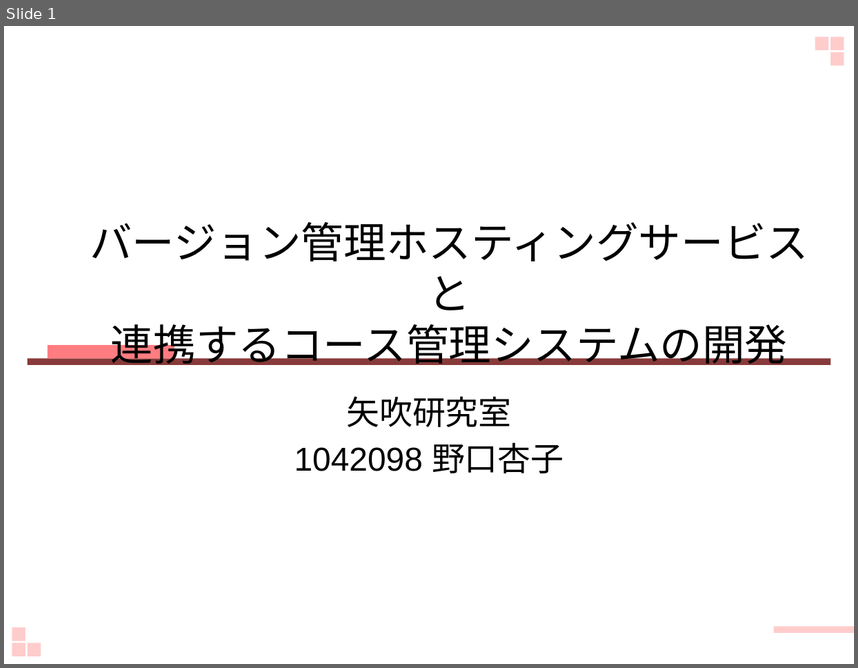
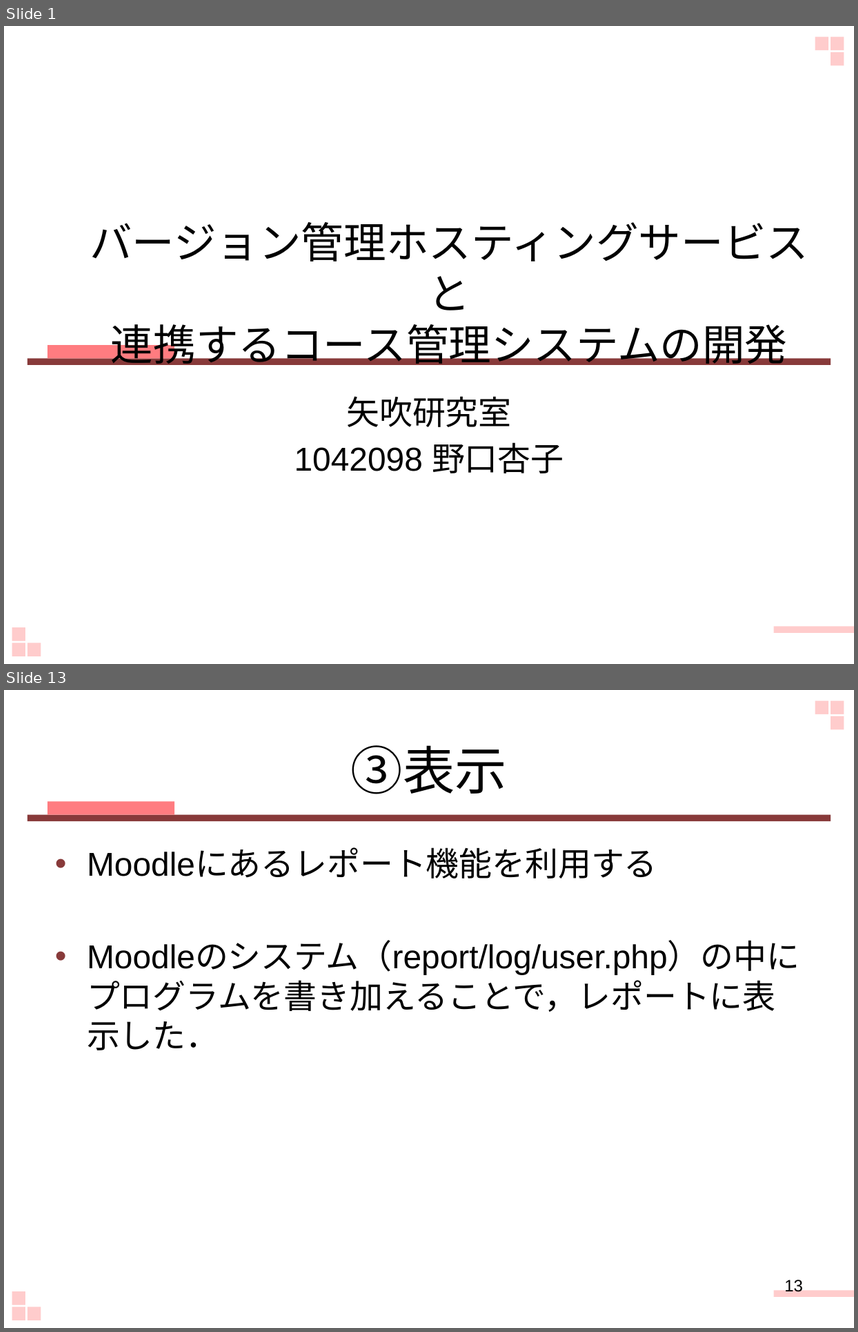
Before and after one commit to keimatsui/kadai, a slide deck: 卒業論文/2012/野口杏子/最終発表.pptx. Shown one above the other, each under a label of ours: slide 1 before the commit, slides 1 and 13 after it; the slides between them are not shown. The pictures are 858x668 and 858x1332 pixels, drawn with LibreOffice and Linux fonts; fonts in the diff are those of the drawing. Boxes give left, top, right and bottom in pixels: in the first picture for what was removed or moved away, otherwise in the second. Text is boxed around its words. In the diff, an @@ line names an element or a change of style, - is before the commit and + after.

```diff
--- a/卒業論文/2012/野口杏子/最終発表.pptx
+++ b/卒業論文/2012/野口杏子/最終発表.pptx
@@ slide 13 added at <box>4,690,854,1328</box>, background #FFFFFF; not listed: 7 template elements that a slide beside it also shows @@
@@ title added at <box>351,745,507,794</box>, 44 pt, text #000000 @@
+③表示
@@ rectangle added at <box>47,801,174,815</box>, fill #FF7C80 @@
@@ rectangle added at <box>27,815,831,822</box>, fill #883A3A @@
@@ text added at <box>87,849,800,1050</box>, 28 pt, text #000000 @@
+• Moodleにあるレポート機能を利用する
+• Moodleのシステム（report/log/user.php）の中にプログラムを書き加えることで，レポートに表示した．
@@ page number added at <box>784,1278,803,1292</box>, 14 pt, text #000000 @@
+13
```
Also in this commit, not shown: 5 slides changed, 10 other slides added, 6 slides removed.
